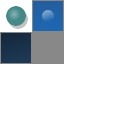
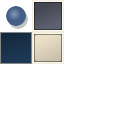
Layers edited between the first and the second 128px x 128px image:
added layer "tile-light" above "New Layer" over [32, 0, 64, 64]
painted on "Player" over [6, 6, 26, 26]
